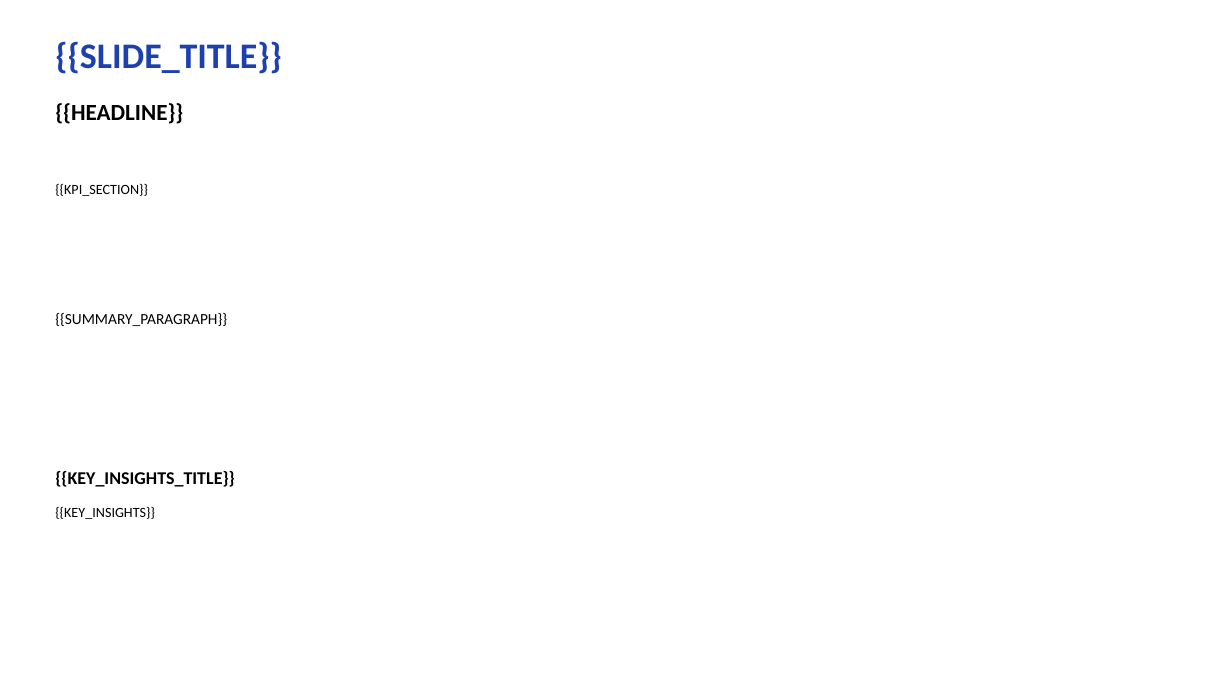
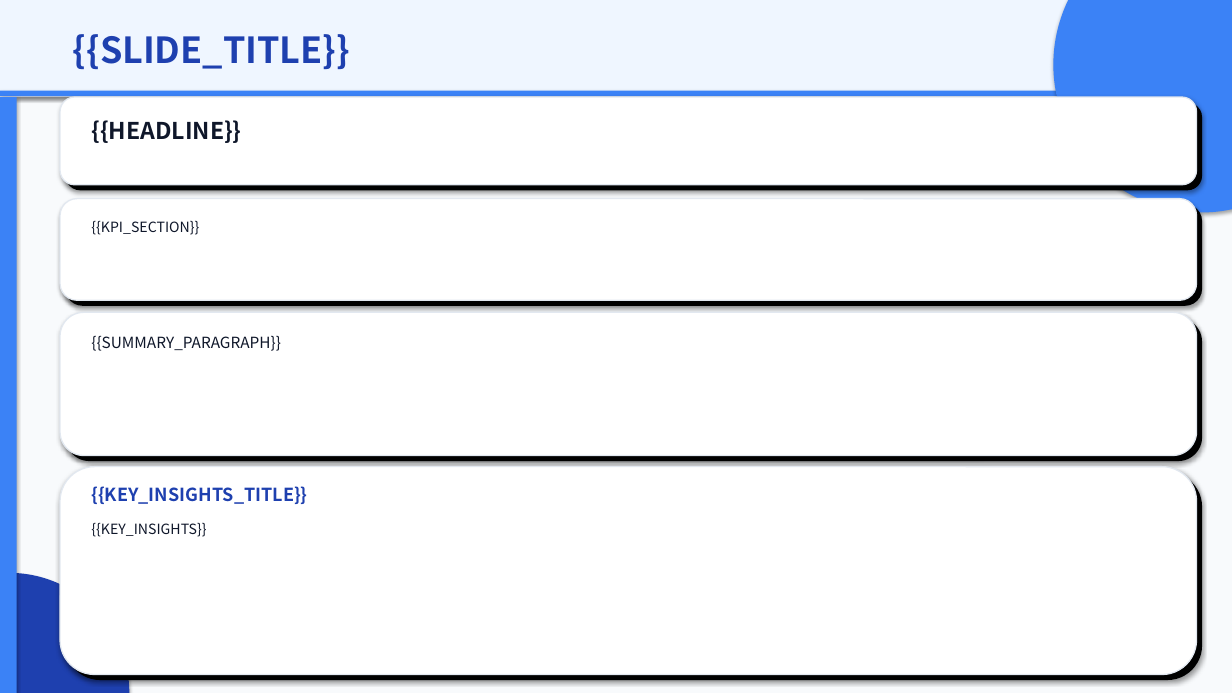
Before and after one commit to Xupai2022/report-generation, a slide deck: slide 2 of mss_ai_ppt_sample_assets/backend/data/templates/mss_executive_v2.pptx. Drawn at 1232x693 pixels with LibreOffice and Linux fonts; fonts in the diff are those of the drawing. Boxes give left, top, right and bottom in pixels: in the first picture for what was removed or moved away, otherwise in the second. Text is boxed around its words. In the diff, an @@ line names an element or a change of style, - is before the commit and + after.

```diff
--- a/mss_ai_ppt_sample_assets/backend/data/templates/mss_executive_v2.pptx
+++ b/mss_ai_ppt_sample_assets/backend/data/templates/mss_executive_v2.pptx
@@ background #FFFFFF to #F8FAFC @@
@@ rectangle added at bbox=[0, 0, 1232, 97], fill #EFF6FF @@
@@ text "{{SLIDE_TITLE}}": place and size @@
-text "{{SLIDE_TITLE}}" at bbox=[55, 41, 282, 74]
+text "{{SLIDE_TITLE}}" at bbox=[73, 34, 350, 69]
@@ text "{{SLIDE_TITLE}}" at bbox=[73, 34, 350, 69]: font Calibri to Noto Sans CJK SC @@
@@ ellipse added at bbox=[1054, 0, 1232, 213], fill #3B82F6 @@
@@ rectangle added at bbox=[0, 91, 1232, 96], fill #3B82F6 @@
@@ rectangle added at bbox=[0, 97, 17, 693], fill #3B82F6 @@
@@ rounded rectangle added at bbox=[60, 97, 1197, 185], fill #FFFFFF, outline #E2E8F0 1 pt @@
@@ rounded rectangle added at bbox=[66, 103, 1202, 190], fill #000000 @@
@@ text "{{HEADLINE}}": place and size @@
-text "{{HEADLINE}}" at bbox=[55, 103, 183, 124]
+text "{{HEADLINE}}" at bbox=[91, 120, 241, 143]
@@ rounded rectangle added at bbox=[60, 199, 1197, 300], fill #FFFFFF, outline #E2E8F0 1 pt @@
@@ rounded rectangle added at bbox=[66, 204, 1202, 306], fill #000000 @@
@@ font Calibri to Noto Sans CJK SC, text colour #000000 to #0F172A in 4 elements at bbox=[91, 523, 206, 537], bbox=[91, 335, 281, 351], bbox=[91, 120, 241, 143], bbox=[91, 220, 199, 235] @@
@@ text "{{KPI_SECTION}}": place and size @@
-text "{{KPI_SECTION}}" at bbox=[55, 184, 148, 196]
+text "{{KPI_SECTION}}" at bbox=[91, 220, 199, 235]
@@ rounded rectangle added at bbox=[60, 312, 1197, 456], fill #FFFFFF, outline #E2E8F0 1 pt @@
@@ rounded rectangle added at bbox=[66, 318, 1202, 461], fill #000000 @@
@@ text "{{SUMMARY_PARAGRAPH}}": place and size @@
-text "{{SUMMARY_PARAGRAPH}}" at bbox=[55, 313, 227, 326]
+text "{{SUMMARY_PARAGRAPH}}" at bbox=[91, 335, 281, 351]
@@ rounded rectangle added at bbox=[60, 467, 1197, 675], fill #FFFFFF, outline #E2E8F0 1 pt @@
@@ rounded rectangle added at bbox=[66, 472, 1202, 680], fill #000000 @@
@@ text "{{KEY_INSIGHTS_TITLE}}": place and size @@
-text "{{KEY_INSIGHTS_TITLE}}" at bbox=[55, 471, 235, 487]
+text "{{KEY_INSIGHTS_TITLE}}" at bbox=[91, 486, 307, 504]
@@ text "{{KEY_INSIGHTS_TITLE}}" at bbox=[91, 486, 307, 504]: font Calibri to Noto Sans CJK SC, text colour #000000 to #1E40AF @@
@@ text "{{KEY_INSIGHTS}}": place and size @@
-text "{{KEY_INSIGHTS}}" at bbox=[55, 507, 155, 519]
+text "{{KEY_INSIGHTS}}" at bbox=[91, 523, 206, 537]
@@ ellipse added at bbox=[0, 573, 129, 693], fill #1E40AF @@
```
Also in this commit, not shown: 7 other slides changed, 5 other files.
